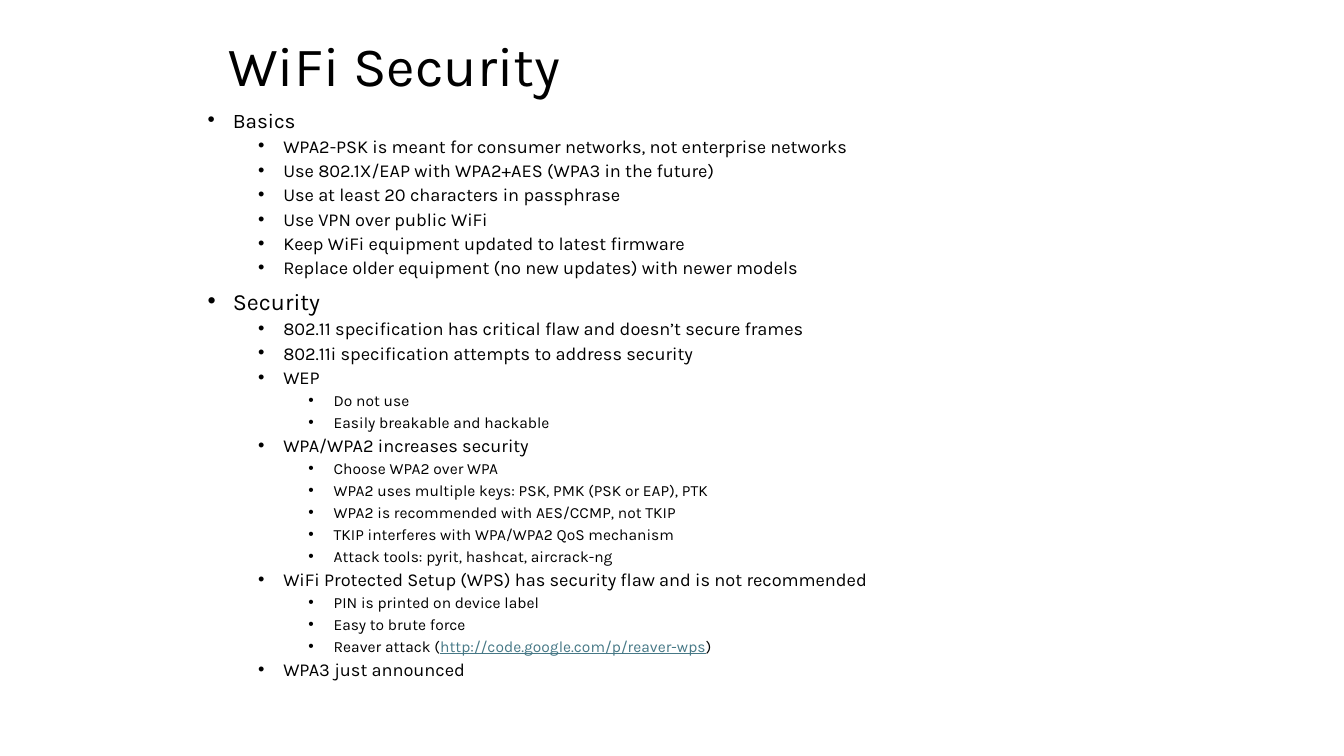
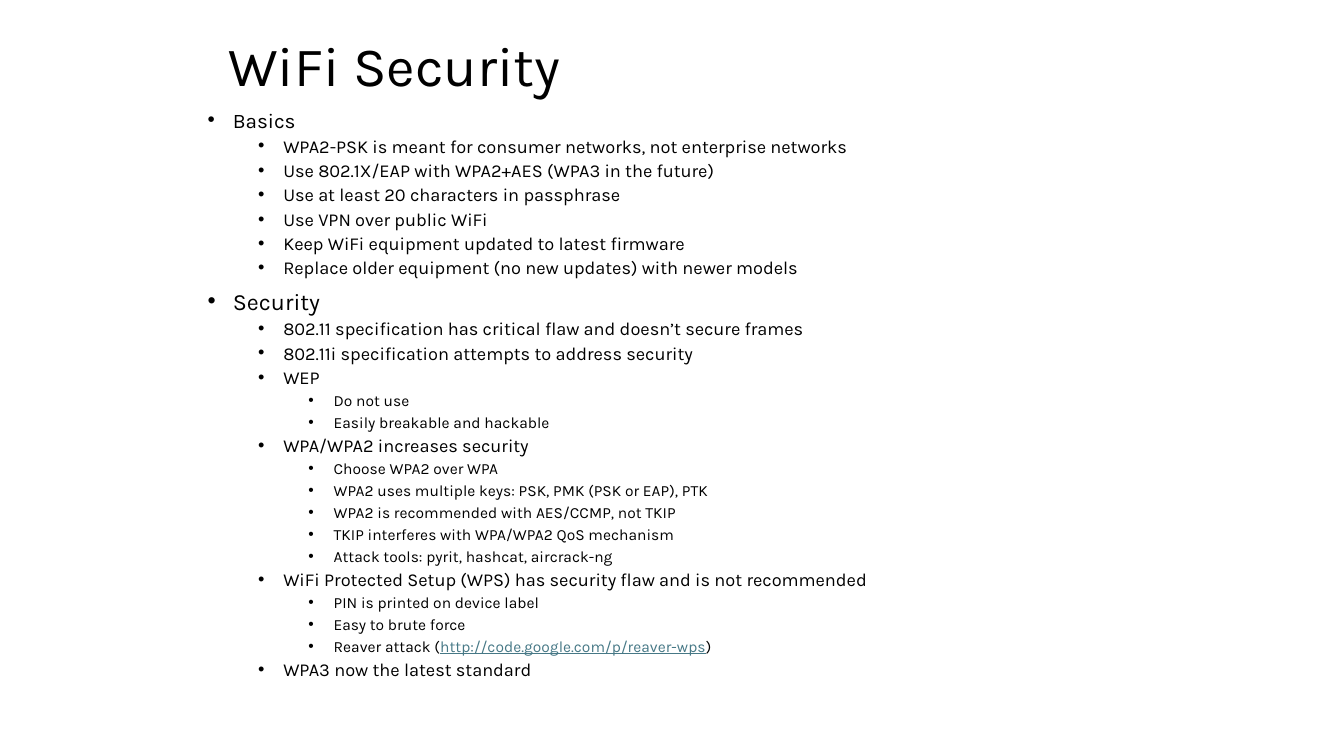
Before and after one commit to nprobert/AutoISAC-ACT-AdvWireless, a slide deck: slide 27 of 3 ACT AW - WiFi.pptx. Drawn at 1344x756 pixels with LibreOffice and Linux fonts; fonts in the diff are those of the drawing. Boxes give left, top, right and bottom in pixels: in the first picture for what was removed or moved away, otherwise in the second. Text is boxed around its words. In the diff, an @@ line names an element or a change of style, - is before the commit and + after.

```diff
--- a/3 ACT AW - WiFi.pptx
+++ b/3 ACT AW - WiFi.pptx
@@ text at [283, 663, 531, 677]: text changed @@
-  • WPA3 just announced
+  • WPA3 now the latest standard
```
Also in this commit, not shown: 4 other slides changed, 1 slide added, 1 slide removed, 5 other files.
